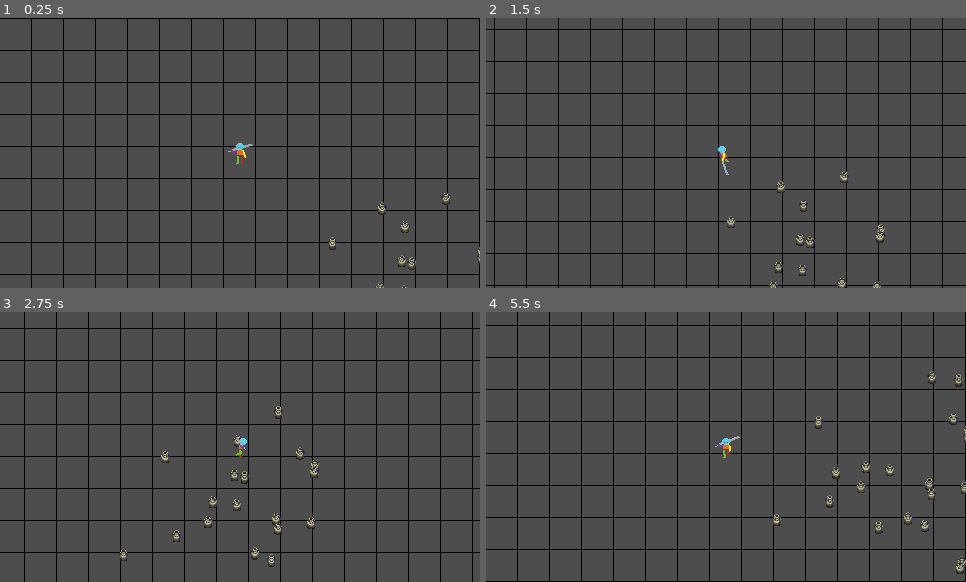
Above: before the commit, frames 1-4 (two rows, left to right).
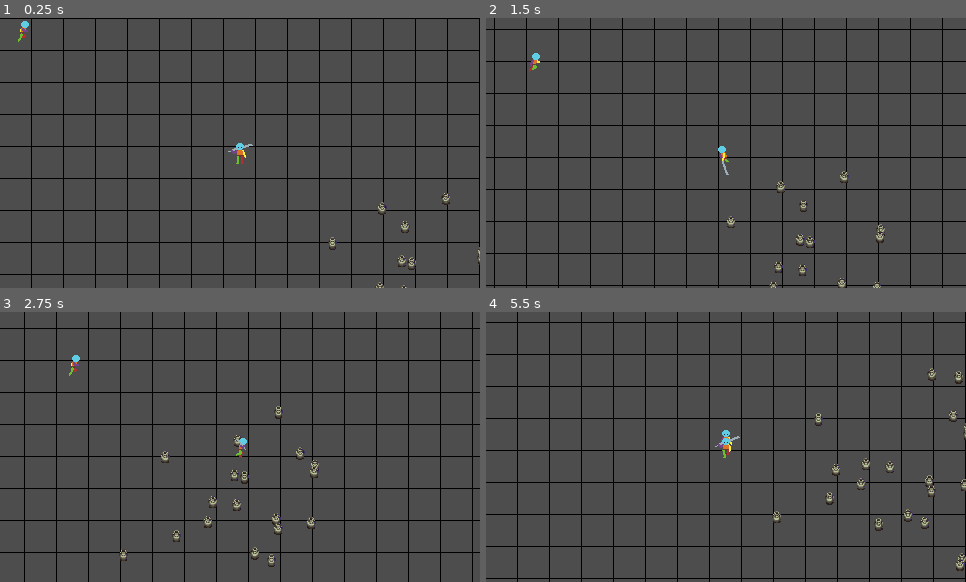
Above: after the commit, the same moments.

Repository: snowfrogdev/game-off-2024
Game: Godot game, scene res://main.tscn
Same seed, same stepped clock (60 frames per second), same inputs: the game is played once before the commit and once after it.
Inputs (mouse positions are in pixels of both pictures, inside the frame that each line leads up to):
- Up to frame 1 (0.25 s): no input
- Up to frame 2 (1.5 s): move the mouse to (831, 139) at 0.52 s; hold D (Move Right) 0.53-1.28 s; click (831, 139) at 0.6 s; move the mouse to (630, 166) at 1.27 s; hold S (Move Down) from 1.28 s (still down); click (630, 166) at 1.35 s
- Up to frame 3 (2.75 s): move the mouse to (288, 387) at 2.02 s; release S (Move Down) at 2.03 s; hold D (Move Right) from 2.03 s (still down); click (288, 387) at 2.1 s
- Up to frame 4 (5.5 s): move the mouse to (702, 501) at 2.77 s; release D (Move Right) at 2.78 s; hold W (Move Up) 2.78-3.53 s; click (702, 501) at 2.85 s; move the mouse to (870, 487) at 3.52 s; hold A (Move Left) 3.53-5.03 s; click (870, 487) at 3.6 s; move the mouse to (582, 406) at 4.27 s; click (582, 406) at 4.35 s; move the mouse to (750, 447) at 5.02 s; hold S (Move Down) from 5.03 s (still down); click (750, 447) at 5.1 s

The runs differ from the first frame. In frame 1, less than 0.1% of the frame differs, in the area x 3-7%, y 1-9%; in frame 2, less than 0.1%; in frame 3, less than 0.1%; in frame 4, 7.7%, in the area x 0-100%, y 3-100%.

Commit message:
Add enemy character with movement towards player and animation handling

Diff:
--- /dev/null
+++ b/enemy.gd
@@ -0,0 +1,42 @@
+extends CharacterBody2D
+
+@export var SPEED = 6000.0
+@export var player: Node2D
+
+var last_direction = Vector2.DOWN # Track the last direction
+
+func _process(delta: float) -> void:
+    if player:
+        move_towards_player(delta)
+        play_animation()
+
+func move_towards_player(delta: float) -> void:
+    var direction = (player.global_position - global_position).normalized()
+    velocity = direction * SPEED * delta
+    move_and_slide()
+    if direction != Vector2.ZERO:
+        last_direction = direction
+
+func play_animation() -> void:
+    if velocity.length() > 0:
+        if abs(velocity.x) > abs(velocity.y):
+            if velocity.x > 0:
+                $AnimatedSprite2D.play("run-right")
+            else:
+                $AnimatedSprite2D.play("run-left")
+        else:
+            if velocity.y > 0:
+                $AnimatedSprite2D.play("run-down")
+            else:
+                $AnimatedSprite2D.play("run-up")
+    else:
+        if abs(last_direction.x) > abs(last_direction.y):
+            if last_direction.x > 0:
+                $AnimatedSprite2D.play("idle-right")
+            else:
+                $AnimatedSprite2D.play("idle-left")
+        else:
+            if last_direction.y > 0:
+                $AnimatedSprite2D.play("idle-down")
+            else:
+                $AnimatedSprite2D.play("idle-up")
--- a/enemy.tscn
+++ b/enemy.tscn
@@ -1,5 +1,6 @@
-[gd_scene load_steps=59 format=3 uid="uid://nje6ra1sa16r"]
-
+[gd_scene load_steps=60 format=3 uid="uid://nje6ra1sa16r"]
+
+[ext_resource type="Script" path="res://enemy.gd" id="1_06pkv"]
 [ext_resource type="Texture2D" uid="uid://b3bo4p4u7bsup" path="res://sprites/1_Template_Idle_Down-Sheet.png" id="1_vuap5"]
 [ext_resource type="Texture2D" uid="uid://dca1uduqnbys0" path="res://sprites/1_Template_Idle_Left-Sheet.png" id="2_dqb1e"]
 [ext_resource type="Texture2D" uid="uid://dsk8fjrsnwweo" path="res://sprites/1_Template_Idle_Right-Sheet.png" id="3_w1slh"]
@@ -389,9 +390,10 @@
 }]
 
 [sub_resource type="RectangleShape2D" id="RectangleShape2D_o8tie"]
-size = Vector2(10, 3.5)
+size = Vector2(14, 6.5)
 
 [node name="Enemy" type="CharacterBody2D"]
+script = ExtResource("1_06pkv")
 metadata/_edit_group_ = true
 
 [node name="AnimatedSprite2D" type="AnimatedSprite2D" parent="."]
@@ -399,5 +401,5 @@
 animation = &"run-up"
 
 [node name="CollisionShape2D" type="CollisionShape2D" parent="."]
-position = Vector2(0, 9.75)
+position = Vector2(0, 8.25)
 shape = SubResource("RectangleShape2D_o8tie")
--- a/main.tscn
+++ b/main.tscn
@@ -17,6 +17,7 @@
 [ext_resource type="Script" path="res://camera_2d.gd" id="15_yat3y"]
 [ext_resource type="Script" path="res://pot_spawner.gd" id="16_11vu7"]
 [ext_resource type="PackedScene" uid="uid://c5mgiax3tqj6u" path="res://pot.tscn" id="16_n3b3b"]
+[ext_resource type="PackedScene" uid="uid://nje6ra1sa16r" path="res://enemy.tscn" id="18_dixwx"]
 
 [sub_resource type="AtlasTexture" id="AtlasTexture_b634q"]
 atlas = ExtResource("3_87a5k")
@@ -642,7 +643,7 @@
 }]
 
 [sub_resource type="RectangleShape2D" id="RectangleShape2D_pi7n0"]
-size = Vector2(12, 4)
+size = Vector2(14, 7)
 
 [sub_resource type="RectangleShape2D" id="RectangleShape2D_nfm44"]
 size = Vector2(58, 45)
@@ -661,50 +662,50 @@
 script = ExtResource("1_otrfq")
 grid_color = Color(0, 0, 0, 1)
 
-[node name="CharacterBody2D" type="CharacterBody2D" parent="."]
+[node name="Player" type="CharacterBody2D" parent="."]
 position = Vector2(240, 134)
 motion_mode = 1
 script = ExtResource("1_6gt16")
 TRAUMA_VALUE = 0.05
 metadata/_edit_group_ = true
 
-[node name="AnimatedSprite2D" type="AnimatedSprite2D" parent="CharacterBody2D"]
+[node name="AnimatedSprite2D" type="AnimatedSprite2D" parent="Player"]
 sprite_frames = SubResource("SpriteFrames_gotu8")
 animation = &"sword-idle-down"
 
-[node name="CollisionShape2D" type="CollisionShape2D" parent="CharacterBody2D"]
-position = Vector2(0, 10)
+[node name="CollisionShape2D" type="CollisionShape2D" parent="Player"]
+position = Vector2(0, 8.5)
 shape = SubResource("RectangleShape2D_pi7n0")
 
-[node name="Camera2D" type="Camera2D" parent="CharacterBody2D"]
+[node name="Camera2D" type="Camera2D" parent="Player"]
 script = ExtResource("15_yat3y")
 
-[node name="AttackAreas" type="Node2D" parent="CharacterBody2D"]
-
-[node name="SwordAttackDownArea" type="Area2D" parent="CharacterBody2D/AttackAreas" groups=["Sword"]]
-
-[node name="CollisionShape2D" type="CollisionShape2D" parent="CharacterBody2D/AttackAreas/SwordAttackDownArea"]
+[node name="AttackAreas" type="Node2D" parent="Player"]
+
+[node name="SwordAttackDownArea" type="Area2D" parent="Player/AttackAreas" groups=["Sword"]]
+
+[node name="CollisionShape2D" type="CollisionShape2D" parent="Player/AttackAreas/SwordAttackDownArea"]
 position = Vector2(-4, 16.5)
 shape = SubResource("RectangleShape2D_nfm44")
 disabled = true
 
-[node name="SwordAttackLeftArea" type="Area2D" parent="CharacterBody2D/AttackAreas" groups=["Sword"]]
-
-[node name="CollisionShape2D" type="CollisionShape2D" parent="CharacterBody2D/AttackAreas/SwordAttackLeftArea"]
+[node name="SwordAttackLeftArea" type="Area2D" parent="Player/AttackAreas" groups=["Sword"]]
+
+[node name="CollisionShape2D" type="CollisionShape2D" parent="Player/AttackAreas/SwordAttackLeftArea"]
 position = Vector2(-18, 3.5)
 shape = SubResource("RectangleShape2D_arl28")
 disabled = true
 
-[node name="SwordAttackRightArea" type="Area2D" parent="CharacterBody2D/AttackAreas" groups=["Sword"]]
-
-[node name="CollisionShape2D" type="CollisionShape2D" parent="CharacterBody2D/AttackAreas/SwordAttackRightArea"]
+[node name="SwordAttackRightArea" type="Area2D" parent="Player/AttackAreas" groups=["Sword"]]
+
+[node name="CollisionShape2D" type="CollisionShape2D" parent="Player/AttackAreas/SwordAttackRightArea"]
 position = Vector2(18.25, 3.5)
 shape = SubResource("RectangleShape2D_yey48")
 disabled = true
 
-[node name="SwordAttackUpArea" type="Area2D" parent="CharacterBody2D/AttackAreas" groups=["Sword"]]
-
-[node name="CollisionShape2D" type="CollisionShape2D" parent="CharacterBody2D/AttackAreas/SwordAttackUpArea"]
+[node name="SwordAttackUpArea" type="Area2D" parent="Player/AttackAreas" groups=["Sword"]]
+
+[node name="CollisionShape2D" type="CollisionShape2D" parent="Player/AttackAreas/SwordAttackUpArea"]
 position = Vector2(3, -17.5)
 shape = SubResource("RectangleShape2D_g12yh")
 disabled = true
@@ -717,5 +718,8 @@
 number_of_pots = 20
 spawn_radius = 100.0
 
-[connection signal="animation_finished" from="CharacterBody2D/AnimatedSprite2D" to="CharacterBody2D" method="_on_animated_sprite_2d_animation_finished"]
-[connection signal="frame_changed" from="CharacterBody2D/AnimatedSprite2D" to="CharacterBody2D" method="_on_animated_sprite_2d_frame_changed"]
+[node name="Enemy" parent="." node_paths=PackedStringArray("player") instance=ExtResource("18_dixwx")]
+player = NodePath("../Player")
+
+[connection signal="animation_finished" from="Player/AnimatedSprite2D" to="Player" method="_on_animated_sprite_2d_animation_finished"]
+[connection signal="frame_changed" from="Player/AnimatedSprite2D" to="Player" method="_on_animated_sprite_2d_frame_changed"]
Not shown: 1 places in main.tscn that only renumber resources
